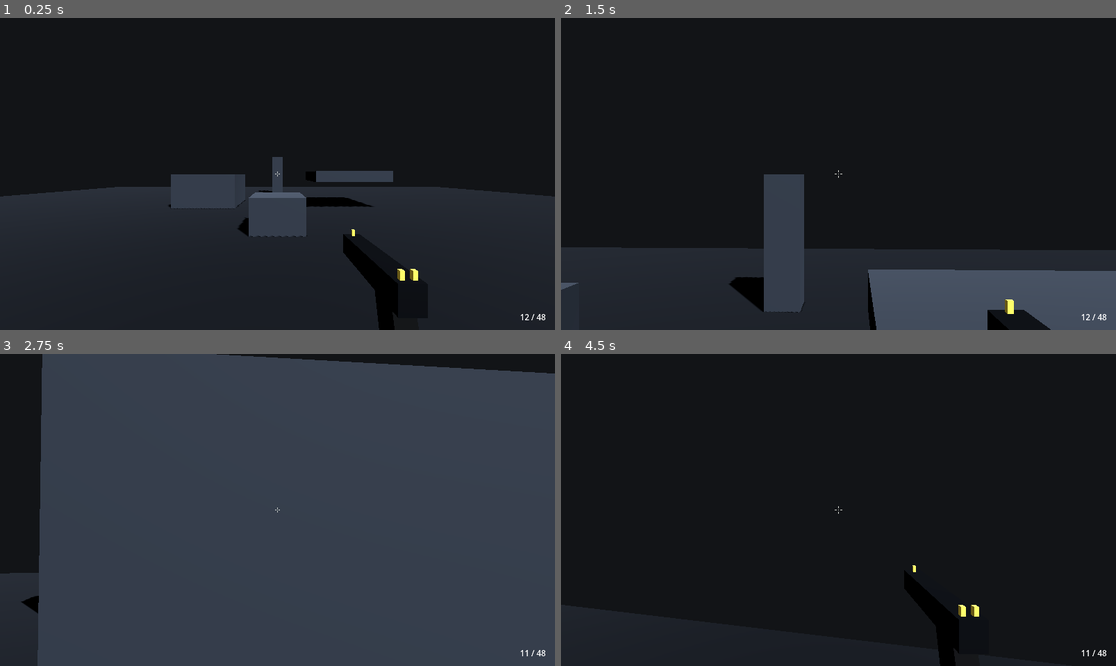
Above: before the commit, frames 1-4 (two rows, left to right).
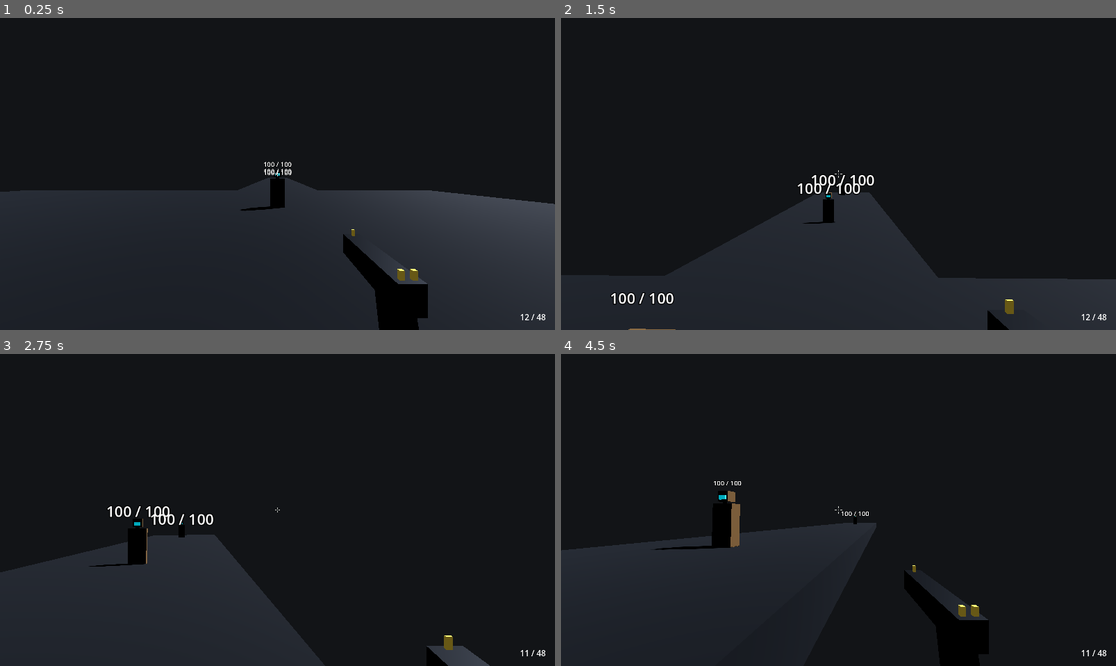
Above: after the commit, the same moments.

Repository: StudioSadTouch/Project-Long-Colt
Game: Godot game, scene res://scenes/main/main.tscn
The game is run twice, just before and just after one commit, with the same random seed, the same clock (stepped at 60 frames per second) and the same inputs.
Inputs (mouse positions are in pixels of both pictures, inside the frame that each line leads up to):
- Up to frame 1 (0.25 s): no input
- Up to frame 2 (1.5 s): tap Enter at 0.5 s; move the mouse to (866, 174) at 0.52 s; hold Right mouse button (action_alt_fire) 0.53-1.28 s; hold W (action_move_forward) from 0.53 s (still down); tap Space (action_jump) at 0.77 s; move the mouse to (810, 174) at 1.27 s; tap Ctrl (action_crouch) at 1.35 s
- Up to frame 3 (2.75 s): keep holding W (action_move_forward); tap Space (action_jump) at 1.52 s; move the mouse to (288, 503) at 2.02 s; press the mouse at (288, 503) at 2.03 s
- Up to frame 4 (4.5 s): keep holding W (action_move_forward); move the mouse to (832, 516) at 2.77 s; release the mouse at (832, 516) at 2.78 s; tap V (action_melee) at 2.85 s; tap Space (action_jump) at 3.02, 3.77 s; move the mouse to (877, 513) at 3.52 s; hold 1 (action_weapon_1) 3.53-4.28 s; move the mouse to (794, 506) at 4.27 s; tap 2 (action_weapon_2) at 4.35 s

The runs differ from the first frame. In frame 1, 7.3% of the frame differs, in the area x 0-100%, y 44-100%; in frame 2, 19%; in frame 3, 87%, in the area x 0-100%, y 0-100%; in frame 4, 5.1%.

Commit message:
Scenes: spawn facing the range lane, remove lane/ground overlap, get_node_or_null for dummy hitboxes

Diff:
--- a/scenes/main/main.tscn
+++ b/scenes/main/main.tscn
@@ -51,10 +51,10 @@
 size = Vector3(0.8, 3, 0.8)
 
 [sub_resource type="BoxMesh" id="BoxMesh_range"]
-size = Vector3(62, 1, 8)
+size = Vector3(60, 1, 8)
 
 [sub_resource type="BoxShape3D" id="BoxShape3D_range"]
-size = Vector3(62, 1, 8)
+size = Vector3(60, 1, 8)
 
 [node name="Main" type="Node3D"]
 script = ExtResource("1_main")
@@ -129,7 +129,7 @@
 shape = SubResource("BoxShape3D_pillar")
 
 [node name="Player" parent="." instance=ExtResource("2_player")]
-transform = Transform3D(1, 0, 0, 0, 1, 0, 0, 0, 1, 0, 0.05, 5)
+transform = Transform3D(0, 0, -1, 0, 1, 0, 1, 0, 0, 0, 0.05, 5)
 
 [node name="RangeLane" type="StaticBody3D" parent="."]
 transform = Transform3D(1, 0, 0, 0, 1, 0, 0, 0, 1, 50, -0.5, 5)
--- a/scripts/ai/target_dummy.gd
+++ b/scripts/ai/target_dummy.gd
@@ -25,10 +25,10 @@
 
 func _ready() -> void:
 	add_to_group("enemy")
-	for body: CollisionObject3D in [
-		self, $HeadArmored as CollisionObject3D, $HeadUnarmored as CollisionObject3D
-	]:
-		_layers[body] = body.collision_layer
+	for path: String in [".", "HeadArmored", "HeadUnarmored"]:
+		var body := get_node_or_null(path) as CollisionObject3D
+		if body != null:
+			_layers[body] = body.collision_layer
 	health = max_health
 	_update_label()
 
